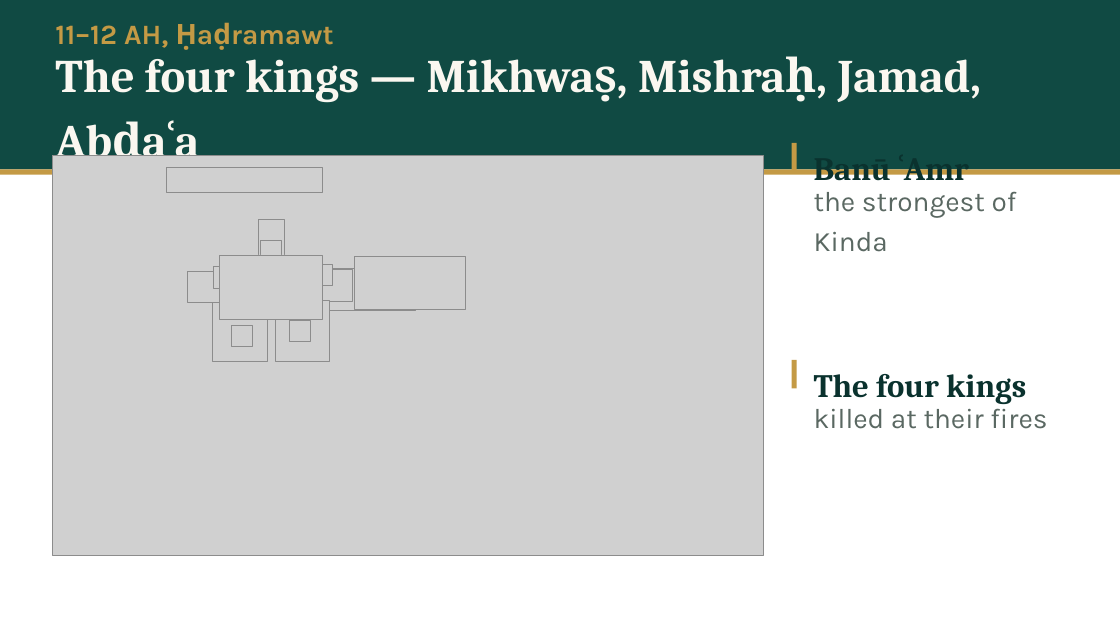
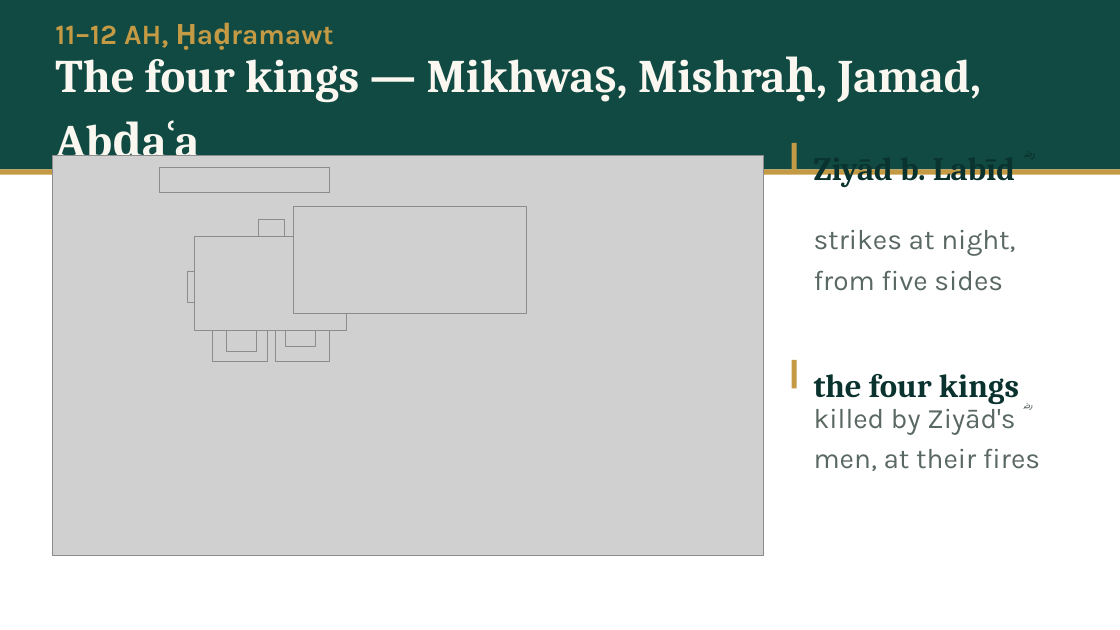
Before and after one commit to daniyalyasin93/2026SeptemberIslamicHistoryClass, a slide deck: slide 48 of S06_hadramawt_bahrayn/S06.pptx (slide 41 before the commit). Drawn at 1120x630 pixels with LibreOffice and Linux fonts; fonts in the diff are those of the drawing; grey boxes stand for pictures. Boxes give left, top, right and bottom in pixels: in the first picture for what was removed or moved away, otherwise in the second. Text is boxed around its words. In the diff, an @@ line names an element or a change of style, - is before the commit and + after.

```diff
--- a/S06_hadramawt_bahrayn/S06.pptx
+++ b/S06_hadramawt_bahrayn/S06.pptx
@@ picture: place and size @@
-picture at (166, 168, 323, 192)
+picture at (160, 167, 329, 192)
@@ text at (814, 169, 1023, 187): text changed @@
-Banū ʿAmr
+Ziyād b. Labīd ؓ
@@ picture: place and size @@
-picture at (355, 257, 465, 310)
+picture at (293, 206, 526, 313)
@@ picture: place and size @@
-picture at (219, 255, 323, 319)
+picture at (195, 236, 347, 330)
@@ picture: place and size @@
-picture at (260, 240, 281, 262)
+picture at (256, 236, 287, 266)
@@ text at (814, 230, 1015, 291): text changed @@
-the strongest of Kinda
+strikes at night, from five sides
@@ picture removed at (213, 267, 234, 289) @@
@@ picture removed at (311, 265, 332, 286) @@
@@ picture removed at (317, 269, 415, 310) @@
@@ picture: place and size @@
-picture at (231, 325, 253, 346)
+picture at (227, 321, 257, 351)
@@ picture: place and size @@
-picture at (290, 321, 311, 342)
+picture at (286, 317, 316, 347)
@@ text at (814, 374, 1019, 404): text changed @@
-The four kings
+the four kings
@@ text at (814, 402, 1040, 471): text changed @@
-killed at their fires
+killed by Ziyād's ؓ men, at their fires
```
Also in this commit, not shown: 60 other slides changed, 18 slides added, 11 slides removed, 37 other files.
